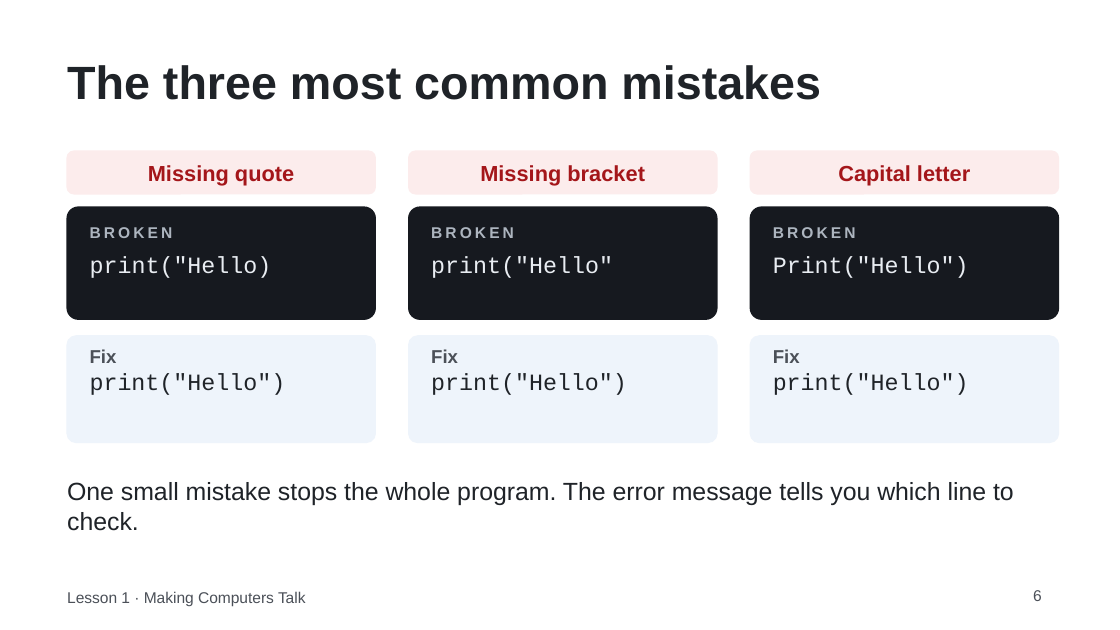
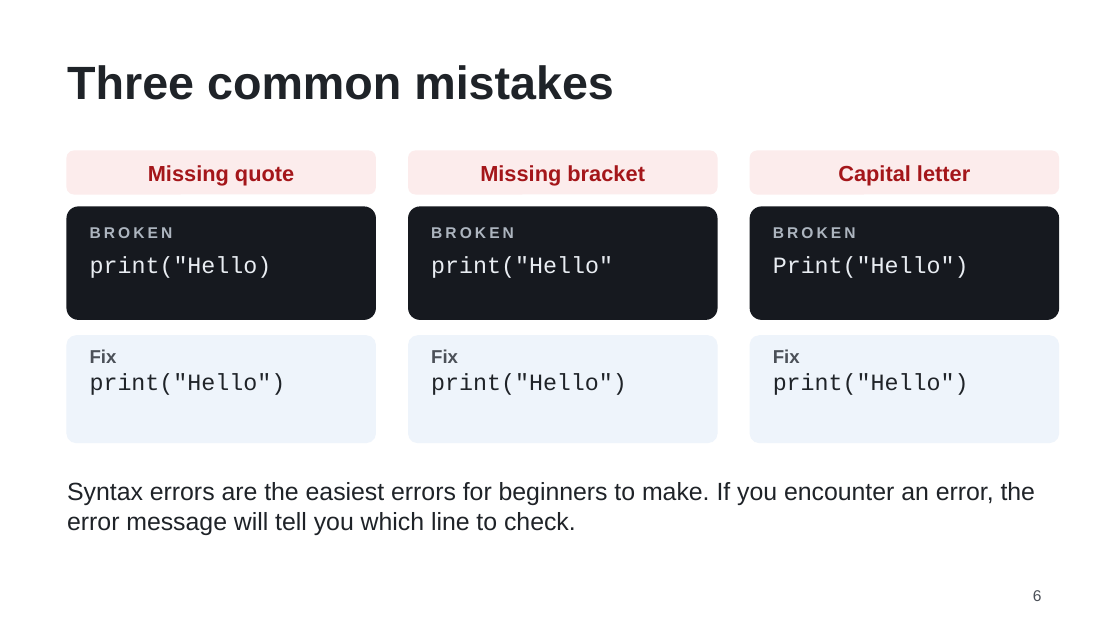
Before and after one commit to FrankD64/chatbot-lesson, a slide deck: slide 6 of assets/slides/Lesson1_Making_Computers_Talk.pptx. Drawn at 1120x630 pixels with LibreOffice and Linux fonts; fonts in the diff are those of the drawing. Boxes give left, top, right and bottom in pixels: in the first picture for what was removed or moved away, otherwise in the second. Text is boxed around its words. In the diff, an @@ line names an element or a change of style, - is before the commit and + after.

```diff
--- a/assets/slides/Lesson1_Making_Computers_Talk.pptx
+++ b/assets/slides/Lesson1_Making_Computers_Talk.pptx
@@ title at bbox=[67, 65, 614, 100]: text changed @@
-The three most common mistakes
+Three common mistakes
@@ text at bbox=[67, 482, 1036, 535]: text changed @@
-One small mistake stops the whole program. The error message tells you which line to check.
+Syntax errors are the easiest errors for beginners to make. If you encounter an error, the error message will tell you which line to check.
@@ rectangle added at bbox=[48, 571, 333, 623], fill #FFFFFF, outline #FFFFFF 0.75 pt @@
@@ text removed at bbox=[67, 591, 306, 606] @@
-Lesson 1 · Making Computers Talk
```
Also in this commit, not shown: 6 other slides changed, 3 other files.
